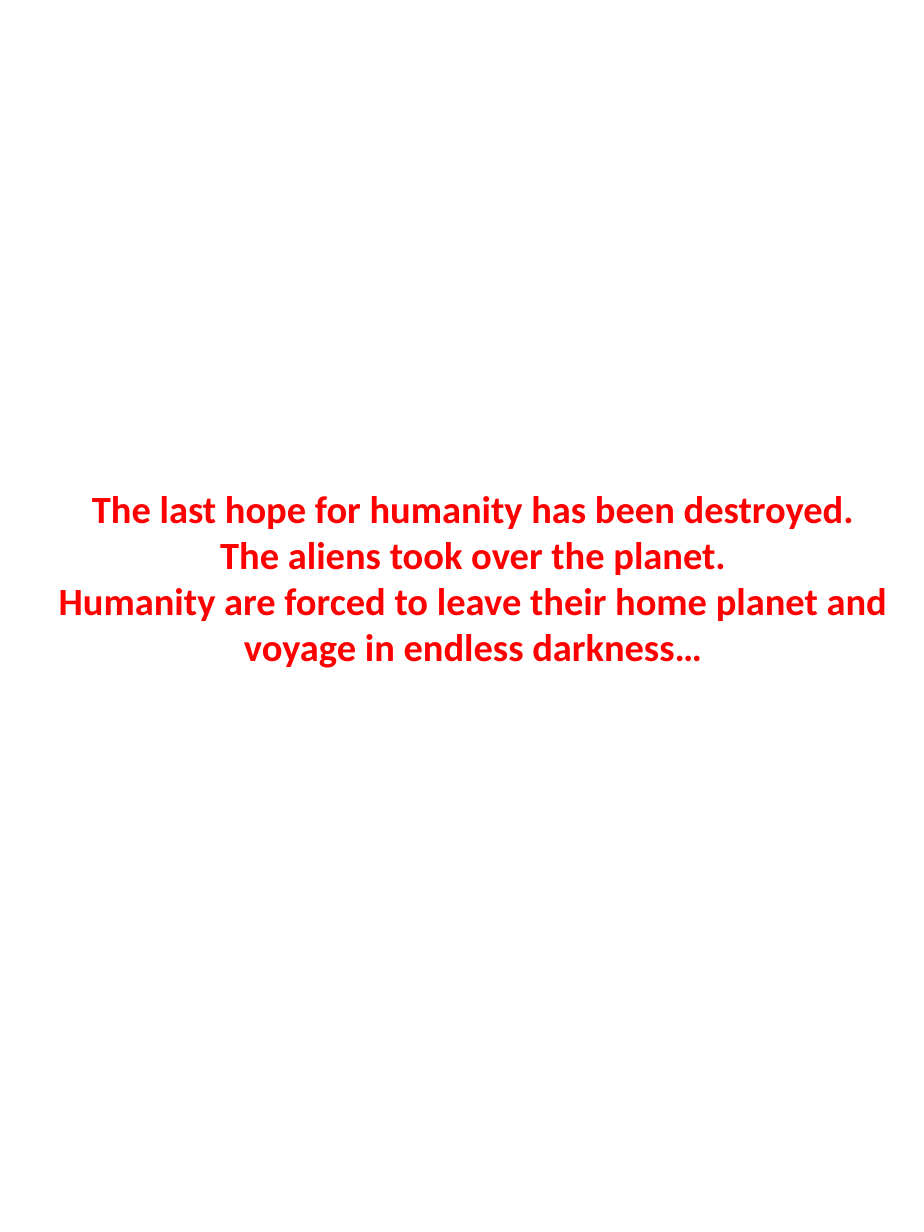
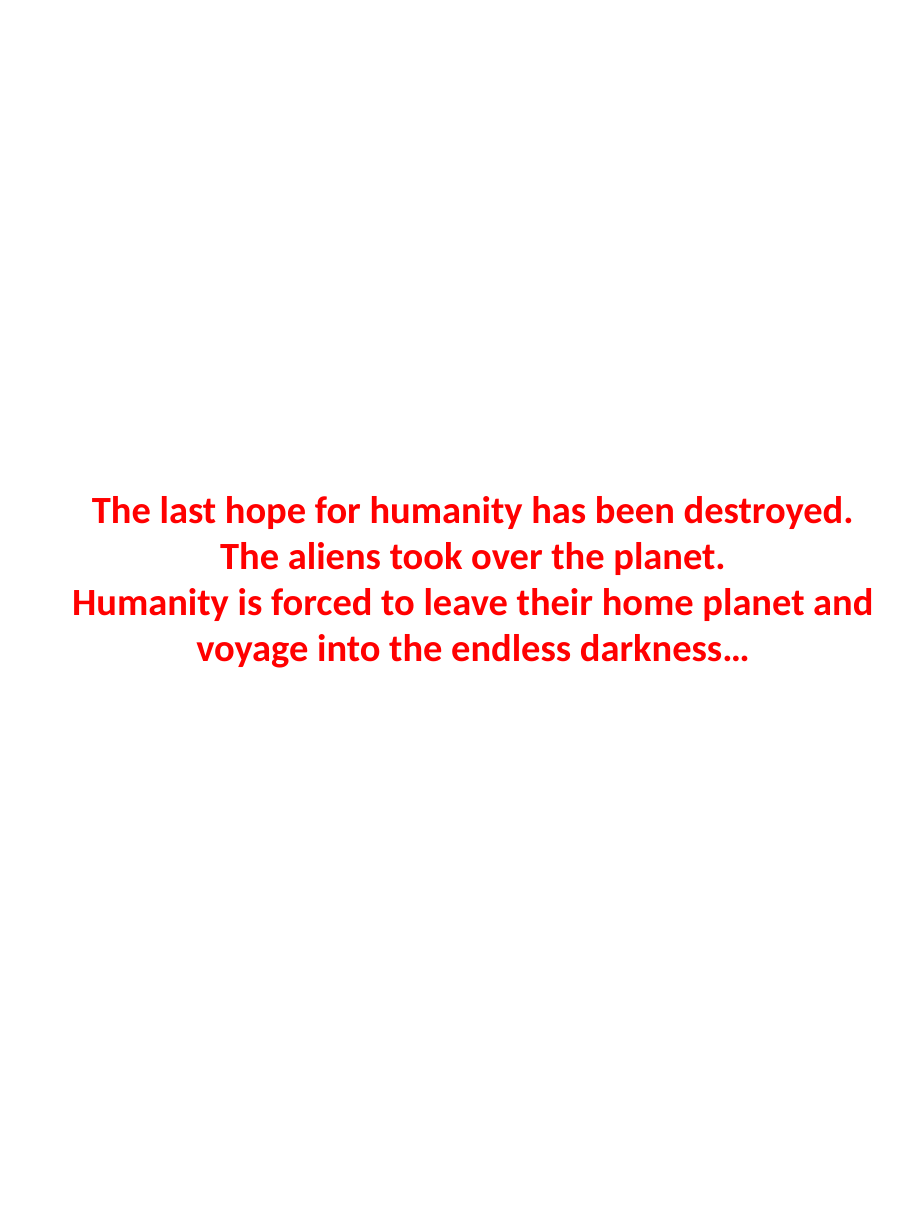
Before and after one commit to PaperbagLife/112-Term-Project-CV-Shooter, a slide deck: slide 4 of Assets/Title screen and tutrorial.pptx. Drawn at 924x1232 pixels with LibreOffice and Linux fonts; fonts in the diff are those of the drawing; background and template pictures are left out. Boxes give left, top, right and bottom in pixels: in the first picture for what was removed or moved away, otherwise in the second. Text is boxed around its words. In the diff, an @@ line names an element or a change of style, - is before the commit and + after.

```diff
--- a/Assets/Title screen and tutrorial.pptx
+++ b/Assets/Title screen and tutrorial.pptx
@@ text at bbox=[72, 588, 873, 668]: text changed @@
-Humanity are forced to leave their home planet and voyage in endless darkness…
+Humanity is forced to leave their home planet and voyage into the endless darkness…
```
Also in this commit, not shown: 3 other files.
